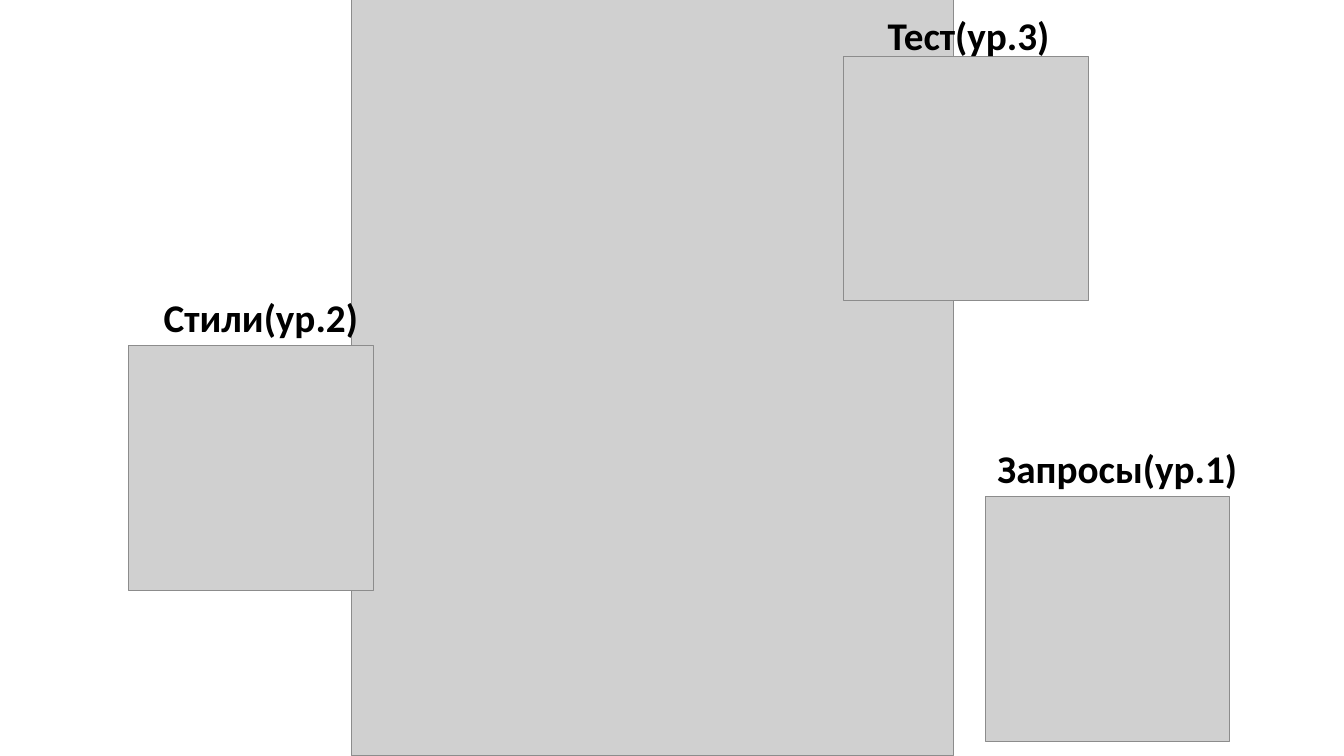
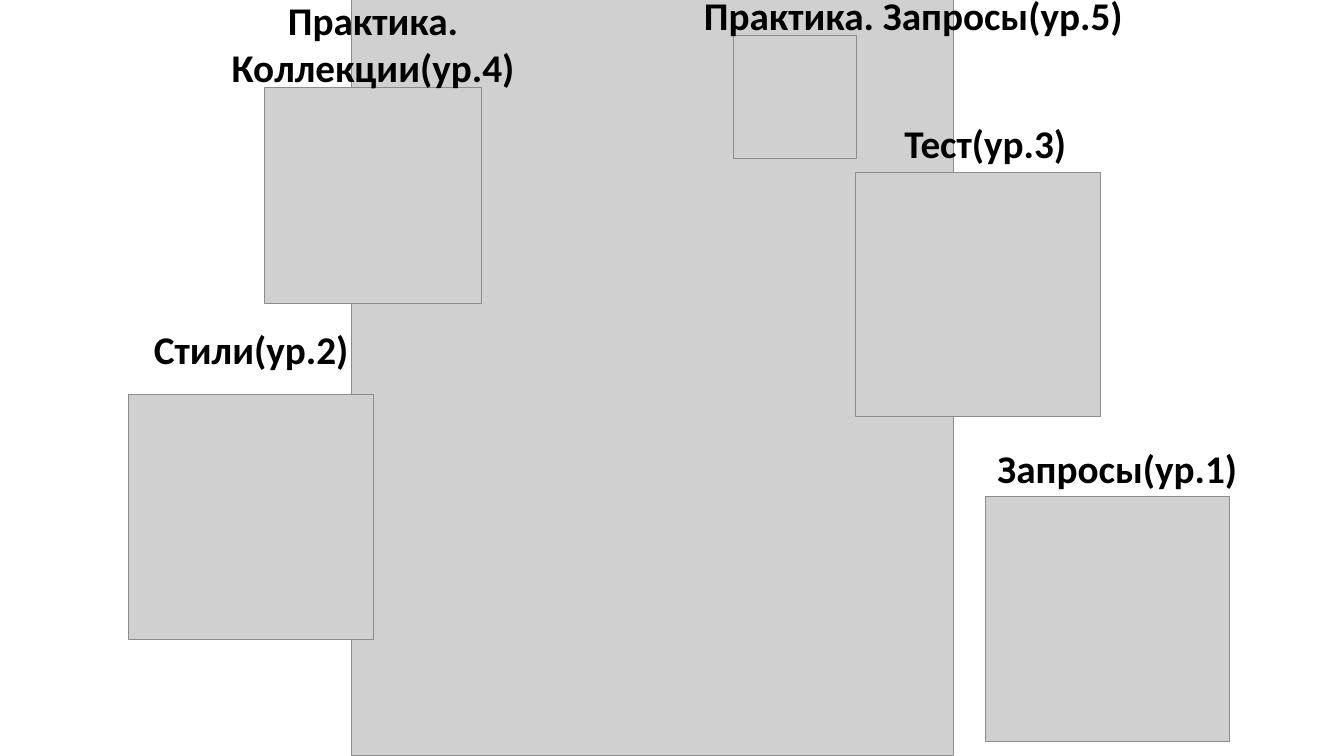
Before and after one commit to StepaN132/Game, a slide deck: slide 2 of Интерактивная игра.pptx. Drawn at 1344x756 pixels with LibreOffice and Linux fonts; fonts in the diff are those of the drawing; grey boxes stand for pictures. Boxes give left, top, right and bottom in pixels: in the first picture for what was removed or moved away, otherwise in the second. Text is boxed around its words. In the diff, an @@ line names an element or a change of style, - is before the commit and + after.

```diff
--- a/Интерактивная игра.pptx
+++ b/Интерактивная игра.pptx
@@ text added at [232,2,515,92], 28 pt, text #000000, bold @@
+Практика. Коллекции(ур.4)
@@ text added at [704,0,1123,40], 28 pt, text #000000, bold @@
+Практика. Запросы(ур.5)
@@ picture added at [734,35,858,159] @@
@@ picture added at [265,88,482,304] @@
@@ text "Тест(ур.3)": place and size @@
-text "Тест(ур.3)" at [888,17,1050,57]
+text "Тест(ур.3)" at [904,125,1066,168]
@@ picture: place and size @@
-picture at [844,56,1089,301]
+picture at [856,172,1101,417]
@@ text "Стили(ур.2)" rewrapped from [164,299,358,342] to [154,335,348,370] @@
@@ picture: place and size @@
-picture at [129,346,374,591]
+picture at [129,395,374,640]
```
Also in this commit, not shown: 5 other slides changed, 7 slides added, 1 slide removed.
